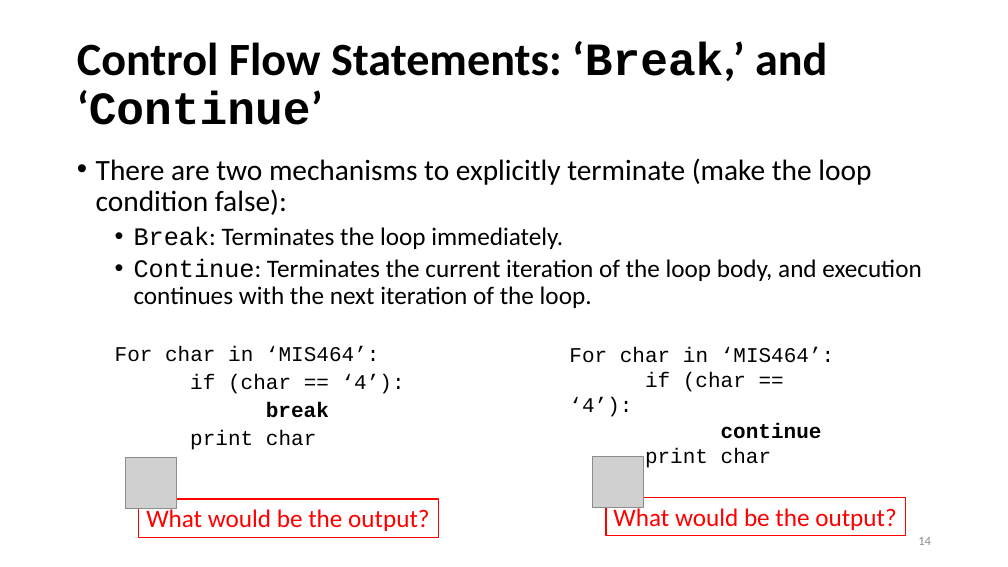
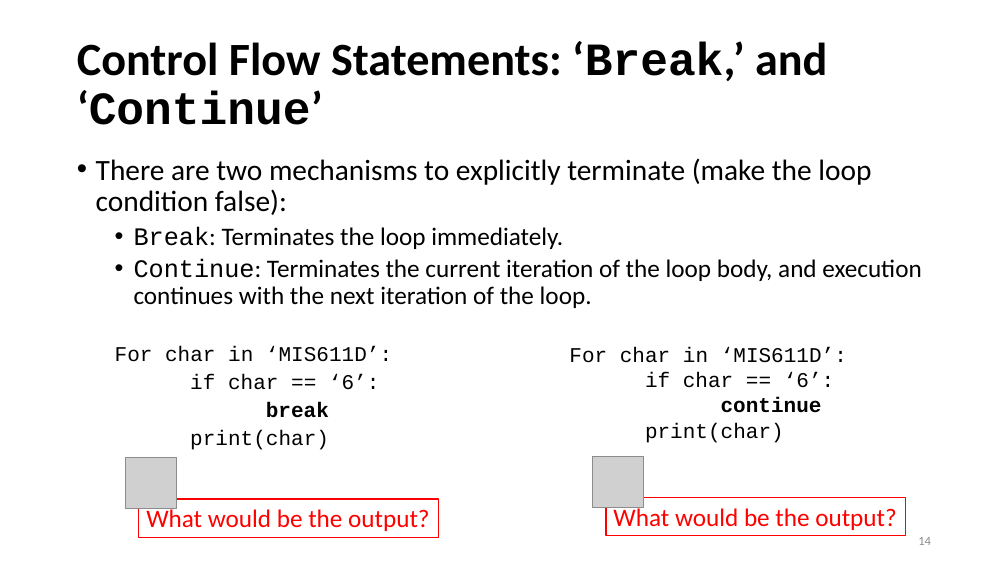
Before and after one commit to ailab-ua/courses, a slide deck: slide 14 of resources/PythonReview_1.pptx. Drawn at 1008x567 pixels with LibreOffice and Linux fonts; fonts in the diff are those of the drawing; grey boxes stand for pictures. Boxes give left, top, right and bottom in pixels: in the first picture for what was removed or moved away, otherwise in the second. Text is boxed around its words. In the diff, an @@ line names an element or a change of style, - is before the commit and + after.

```diff
--- a/resources/PythonReview_1.pptx
+++ b/resources/PythonReview_1.pptx
@@ text at (115, 346, 392, 390): text changed @@
-  For char in ‘MIS464’:
-  if (char == ‘4’):
+  For char in ‘MIS611D’:
+  if char == ‘6’:
@@ text at (569, 347, 847, 388): text changed @@
-  For char in ‘MIS464’:
-  if (char == ‘4’):
+  For char in ‘MIS611D’:
+  if char == ‘6’:
@@ text at (190, 430, 329, 450): text changed @@
-  print char
+  print(char)
@@ text at (645, 423, 784, 443): text changed @@
-  print char
+  print(char)
```
Also in this commit, not shown: 21 other slides changed, 1 slide added, 3 slides removed.
